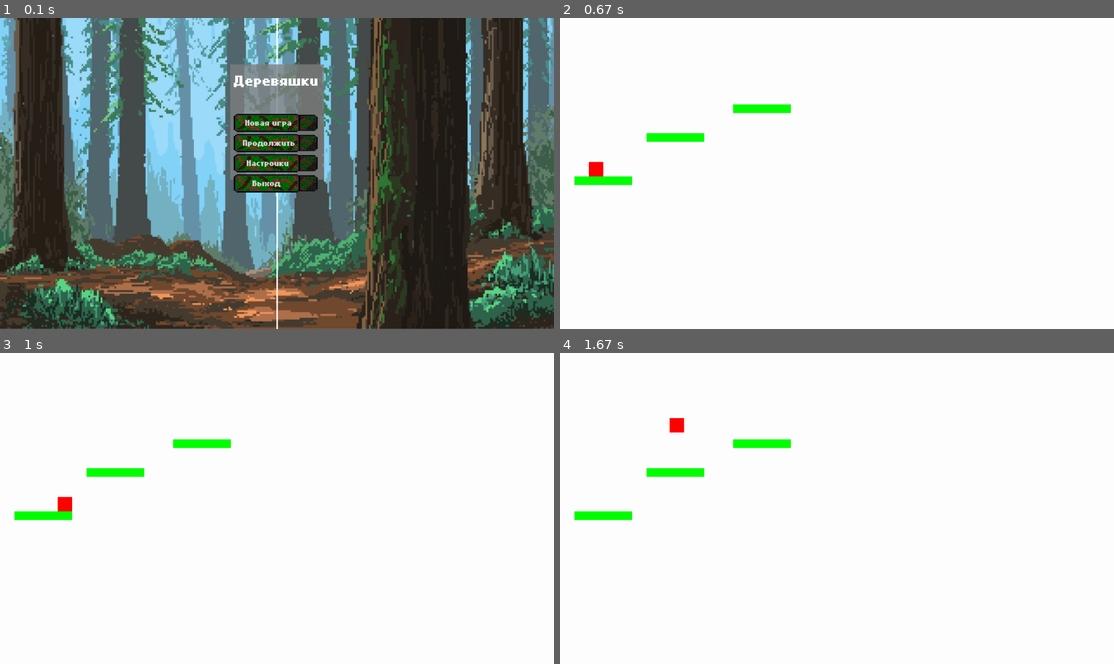
Above: before the commit, frames 1-4 (two rows, left to right).
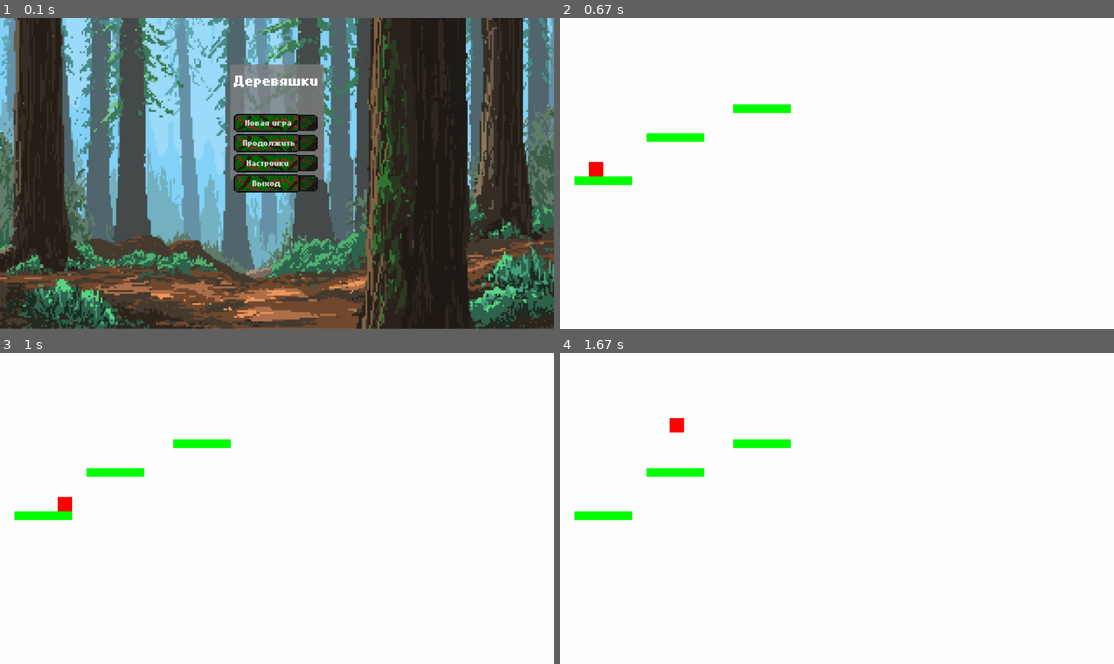
Above: after the commit, the same moments.

Repository: Juceexxx/Pygame_Derevyashki
Game: pygame game, started from main.py
Two runs of this game, one before a commit and one after it. Both use one fixed random seed, a clock stepped at 60 frames per second and the inputs below.
Inputs (mouse positions are in pixels of both pictures, inside the frame that each line leads up to):
- Up to frame 1 (0.1 s): no input
- Up to frame 2 (0.67 s): click "Новая игра" at 0.38 s
- Up to frame 3 (1 s): hold Right from 0.67 s (still down); move the mouse to (254, 524) at 0.7 s
- Up to frame 4 (1.67 s): release Right at 1.13 s; hold Right 1.17-1.63 s; tap Space at 1.23, 1.53 s

The runs differ from the first frame. In frame 1, 0.2% of the frame differs, in the area x 49-51%, y 0-100%; in frame 2, nothing differs; in frame 3, nothing differs; in frame 4, nothing differs.

Commit message:
Решил проблему с открытием настроек после нажатия на кнопку выхода

Diff:
--- a/main.py
+++ b/main.py
@@ -104,8 +104,6 @@
         # Отображение фонового изображения
         screen_resolution()
 
-        pygame.draw.line(screen, 'white', (WIDTH // 2, 0), (WIDTH // 2, HEIGHT), width=5)
-
         # Фон кнопок и заголовка
         surf = pygame.Surface((325, 400))
         surf.fill(DARK_GRAY)
